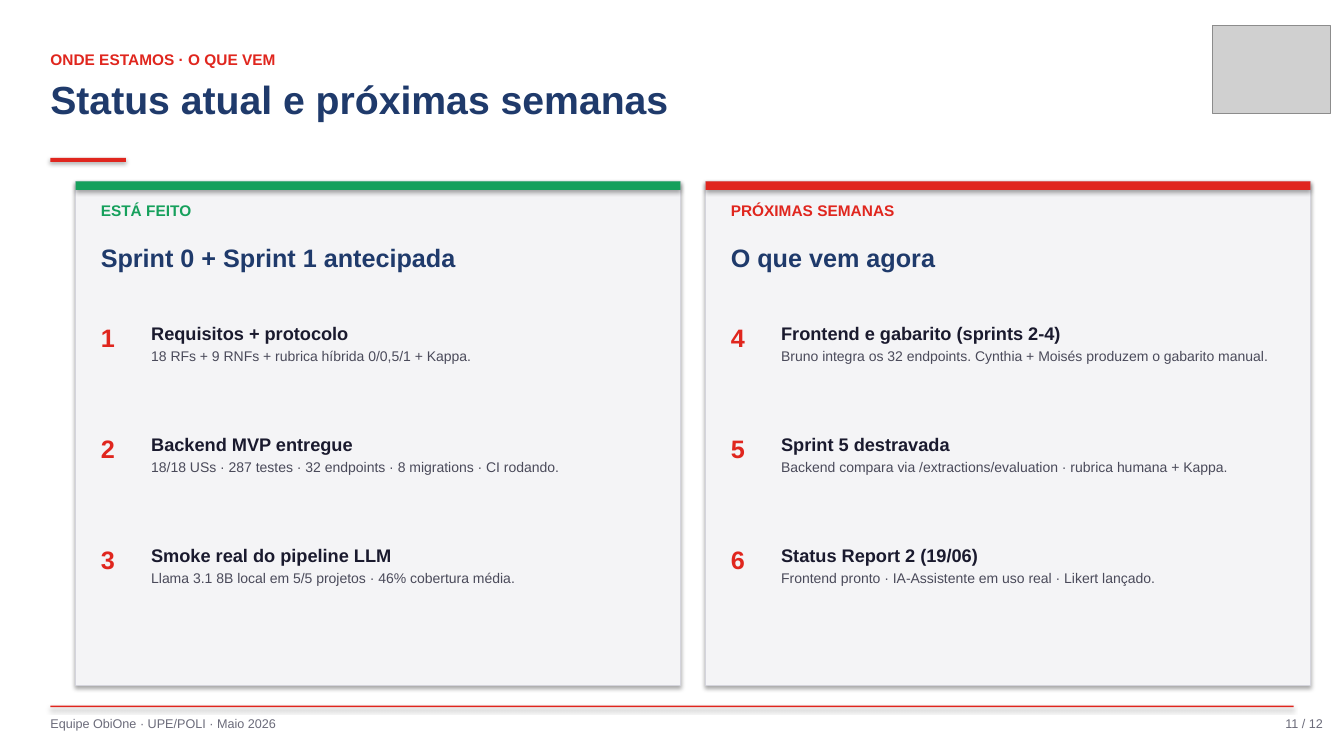
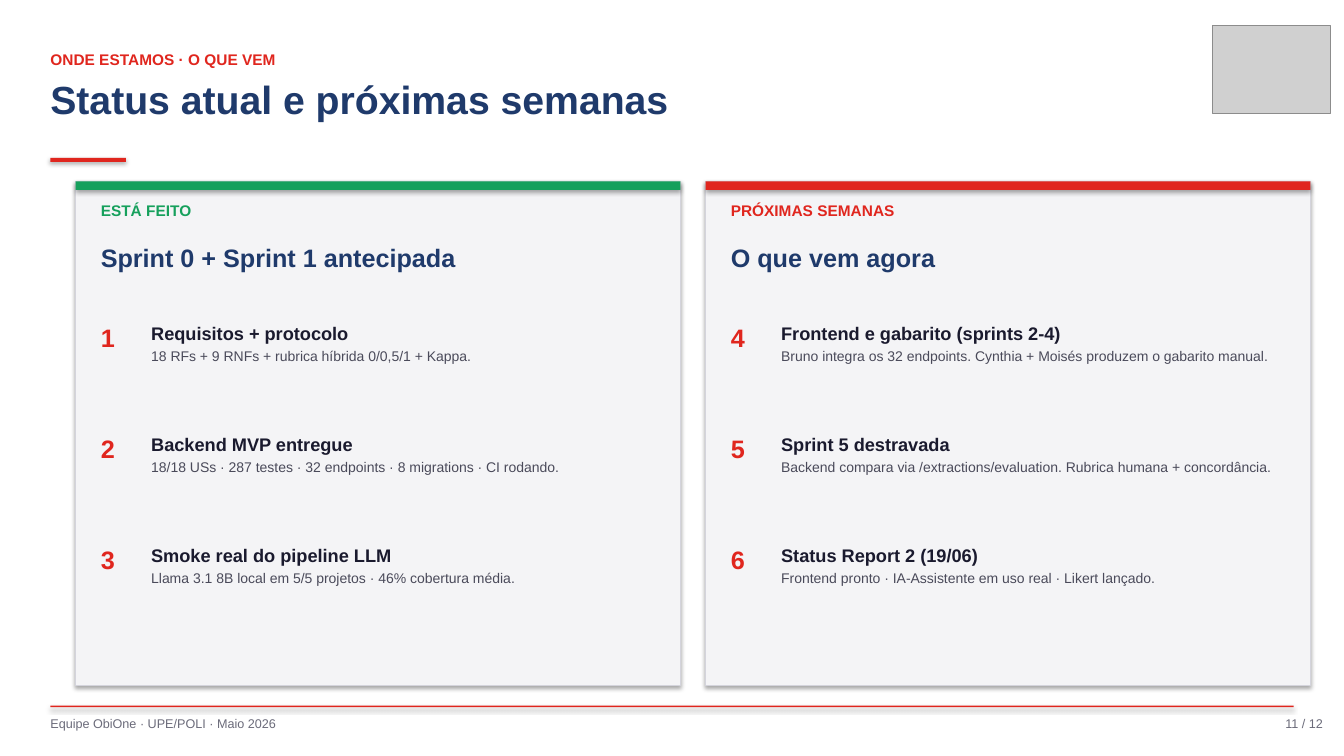
Before and after one commit to raniel90/obione, a slide deck: slide 11 of atividades/apresentacoes/sr1_2026-05-22.pptx. Drawn at 1344x756 pixels with LibreOffice and Linux fonts; fonts in the diff are those of the drawing; grey boxes stand for pictures. Boxes give left, top, right and bottom in pixels: in the first picture for what was removed or moved away, otherwise in the second. Text is boxed around its words. In the diff, an @@ line names an element or a change of style, - is before the commit and + after.

```diff
--- a/atividades/apresentacoes/sr1_2026-05-22.pptx
+++ b/atividades/apresentacoes/sr1_2026-05-22.pptx
@@ text at bbox=[781, 462, 1271, 475]: text changed @@
-Backend compara via /extractions/evaluation · rubrica humana + Kappa.
+Backend compara via /extractions/evaluation. Rubrica humana + concordância.
```
Also in this commit, not shown: 9 other slides changed, 2 other files.
